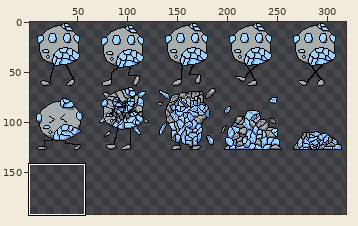
One commit to this sprite sheet: TGS2024/images/Enemy/Walk.png. Above, an overview of the earlier version with the close-up marked.
Close-up. First the earlier version:
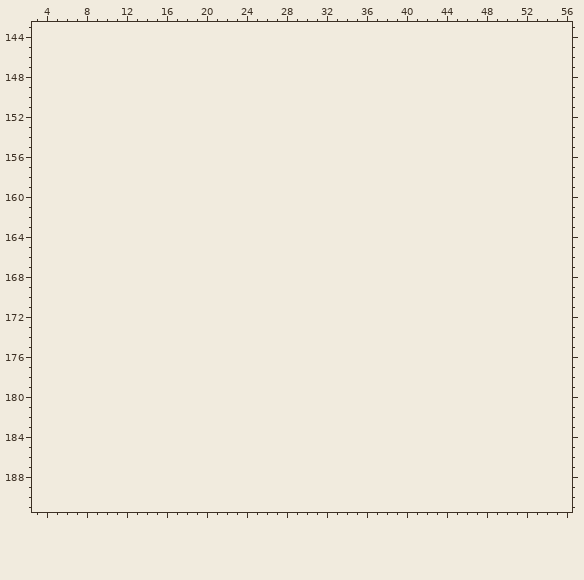
The file is 320x128 pixels. Colours within 5 levels of each other are drawn and written as one. Shown: x 3..56, y 143..191. The old version is drawn lined up with the new one, on the new canvas. The wide view leaves out empty margins.
The same view after the edit:
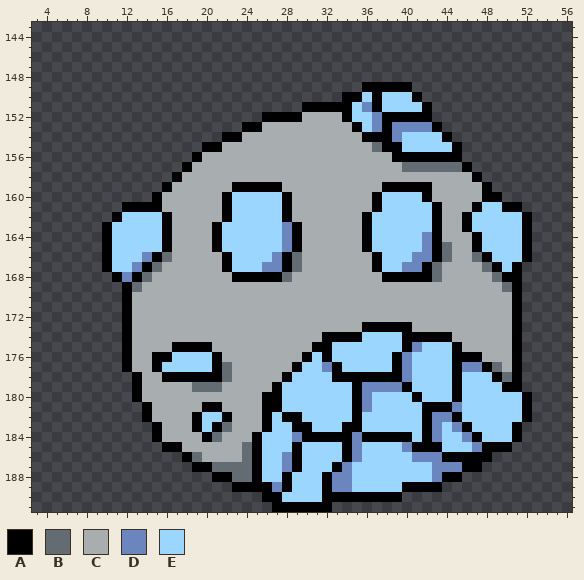
Palette (. is transparent): A #000000  B #636c72  C #a8adb0  D #6b85be  E #9bd6ff
Changes in this commit:
canvas 320x128 -> 320x192
Changed rows in their new state; - is an unchanged pixel.
first column x 10:
149 --------------------------AAAAA------------
150 ------------------------AAEAEEEA-----------
151 --------------------AAAAAEDAEEEEA----------
152 ----------------AAAACCCCAEEDAAAAA----------
153 --------------AACCCCCCCCCAEDADDDDA---------
154 ------------AACCCCCCCCCCCCAAADEEEEA--------
155 ----------AACCCCCCCCCCCCCCCBAAEEEEEA-------
156 ---------ACCCCCCCCCCCCCCCCCCCAAAAAAA-------
157 --------ACCCCCCCCCCCCCCCCCCCCCBBBBBBA------
158 -------ACCCCCCCCCCCCCCCCCCCCCCCCCCCCCA-----
159 ------ACCCCCCAAAAACCCCCCCCCCAAAAACCCCCA----
160 -----ACCCCCCAEEEEEACCCCCCCCAEEEEACCCCCAA---
161 --AAAACCCCCCAEEEEEACCCCCCCCAEEEEEACCCAEEAA-
162 -AEEEEACCCCCAEEEEEACCCCCCCAEEEEEEACCAEEEEEA
163 AEEEEEACCCCAEEEEEEDACCCCCCAEEEEEEACCAEEEEEA
164 AEEEEEACCCCAEEEEEEDACCCCCCAEEEEEDACCCAEEEEA
165 AEEEEEACCCCAEEEEEEDACCCCCCAEEEEEDABCCAEEEEA
166 AEEEDABCCCCCAEEEEDABCCCCCCCAEEEDDABCCBAEEEA
167 AEEDABCCCCCCAEEEDDABCCCCCCCAEEDDABCCCCBAEA-
168 -ADABCCCCCCCCAAAAABCCCCCCCCCAAAAABCCCCCBAA-
169 --ABCCCCCCCCCCCCCCCCCCCCCCCCCCCCCCCCCCCCBA-
170 --ACCCCCCCCCCCCCCCCCCCCCCCCCCCCCCCCCCCCCCA-
171 --ACCCCCCCCCCCCCCCCCCCCCCCCCCCCCCCCCCCCCCA-
172 --ACCCCCCCCCCCCCCCCCCCCCCCCCCCCCCCCCCCCCCA-
173 --ACCCCCCCCCCCCCCCCCCCCCCCAAAAACCCCCCCCCCA-
174 --ACCCCCCCCCCCCCCCCCCCAAAAEEEEAAAAACCCCCCA-
175 --ACCCCAAAACCCCCCCCCCAAEEEEEEEADEEEACCCCCA-
176 --ACCAAEEEEACCCCCCCCAEAEEEEEEADEEEEAAACCCA-
177 --ACCAEEEEEABCCCCCCAEEDAEEEEEADEEEEADDABCA-
178 ---ACCAAAAAABCCCCCAEEEEAAAAAAADEEEEAEEEABA-
179 ---ACCCCCBBBCCCCCAEEEEEEEADDDDAEEEEAEEEEAA-
180 ---ACCCCCCCCCCCCAAEEEEEEEADEEEEAEEEAEEEEEEA
181 ----ACCCCCAACCCCAAEEEEEEEADEEEEEAAADEEEEEEA
182 ----ACCCCAEEACCCAEAAEEEEEAEEEEEEADDAEEEEEEA
183 -----ACCCAEABCCCAEEAAEEEAAEEEEEEADEDAEEEEA-
184 -----ACCCCABCCCAEEEDAAAAADAAAAAEADEEDAEEEA-
185 ------AACCCCCCBAEEEAEEEEADEEEEDAAAEEEDAAA--
186 --------ABCCCCBAEEDAEEEEADEEEEEDDDAAAAA----
187 ---------AABBBBAEEDAEEEADEEEEEEEEDDDAA-----
188 -----------AABBAEEAEEEADDEEEEEEEEDAA-------
189 -------------AAAADAEEEADDEEEEEAAAA---------
190 ----------------AAEEEEAAAAAAAA-------------
191 -----------------AAAAAA--------------------
Pixel boxes of the changes (left, top, right, bottom) in both close-ups:
added: (102, 82, 532, 512)
